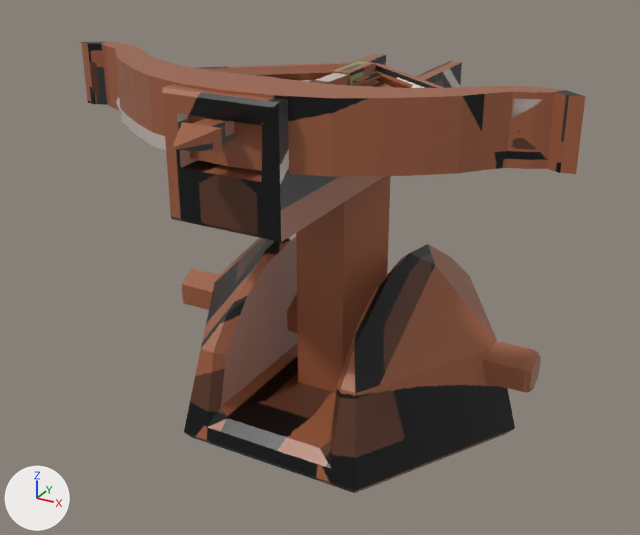
The Blender file BlenderMesh/Tower2.blend: old version first, new version second.
Before and after are seen from a 50 mm lens placed at (2.21, -4.34, 2.98), pointed at (0.13, -0.57, 1.1). Every picture has the same lights, and +X, +Y and +Z are marked at lower left.

The older version as bpy lines, for what is in view:
```python
me_cube_005 = bpy.data.meshes.new('Cube.005')
me_cube_005.from_pydata(...)  # 51 vertices, 36 faces; spans x -0.3..0.3, y -1.18..1.04, z -1.62..0.32
me_cube_005.materials.append(mat_material)  # picture img_tower_2
me_cube_008 = bpy.data.meshes.new('Cube.008')
me_cube_008.from_pydata(...)  # 108 vertices, 104 faces; spans x -1.4..1.4, y -0.17..1.32, z -0.17..0.17
me_cube_008.materials.append(mat_material)  # picture img_tower_2
me_cube_012 = bpy.data.meshes.new('Cube.012')
me_cube_012.from_pydata(...)  # 180 vertices, 174 faces; spans x -0.86..0.94, y -0.13..0.13, z -0.05..0.05
me_cube_012.materials.append(mat_material)  # picture img_tower_2
me_cylinder_005 = bpy.data.meshes.new('Cylinder.005')
me_cylinder_005.from_pydata(...)  # 84 vertices, 72 faces; spans x -0.96..0.96, y -0.56..0.45, z -1.19..1.19
me_cylinder_005.materials.append(mat_material)  # picture img_tower_2
ob_cube = bpy.data.objects.new('Cube', me_cube_005)
ob_cube.location = (0.002, -0.068, 1.809)
ob_cube.rotation_euler = (0.0, 0.0, -6.283)  # degrees (0, 0, -360)
ob_cube_001 = bpy.data.objects.new('Cube.001', me_cube_008)
ob_cube_001.parent = ob_cube
ob_cube_001.matrix_parent_inverse = Matrix(((1.0, 0.0, 0.0, -0.00156), (0.0, 1.0, 0.0, 0.068), (0.0, 0.0, 1.0, -1.809), (0.0, 0.0, 0.0, 1.0)))
ob_cube_001.location = (0.00156, -1.018, 1.974)
ob_cube_002 = bpy.data.objects.new('Cube.002', me_cube_012)
ob_cube_002.location = (0.002, -0.691, 1.979)
ob_cube_002.rotation_euler = (0.0, 0.0, -4.712)  # degrees (0, 0, -270)
ob_cylinder_001 = bpy.data.objects.new('Cylinder.001', me_cylinder_005)
ob_cylinder_001.location = (0.002, 0.011, 0.458)
ob_cylinder_001.rotation_euler = (-1.571, 0.0, -4.712)  # degrees (-90, 0, -270)
```
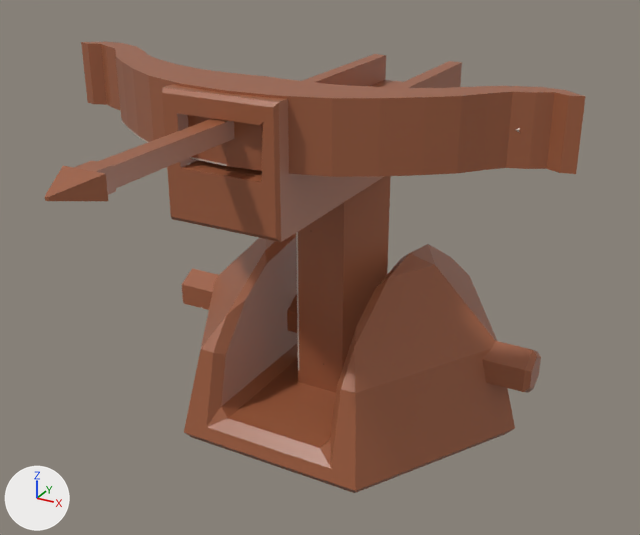
What differs and where, as boxes [x1, y1, x2, y2] in the pictures (640 x 535 px; the box of a moved part takes in the faces that stretch with it):
'Cube.001', reshaped, surface changed (black to brown)
    both: [81, 42, 585, 177]
'Cube.002', surface changed, moved
    before: [173, 61, 381, 152]
    after: [45, 118, 234, 201]
part 1 of me_cube_005, surface changed
    both: [162, 54, 462, 393]
part 2 of me_cube_008, moved or reshaped (not visible afterwards)
    before: [198, 62, 520, 131]
part 3 of me_cube_008, surface changed (black to brown)
    both: [81, 42, 585, 177]
part 4 of me_cylinder_005, surface changed
    both: [181, 233, 541, 493]

Patch to the scene script:
```diff
--- a/BlenderMesh/Tower2.blend.py
+++ b/BlenderMesh/Tower2.blend.py
@@ me_cube_005 @@
 me_cube_005.from_pydata(...)  # 51 vertices, 36 faces; spans x -0.3..0.3, y -1.18..1.04, z -1.62..0.32
 # used by ob_cube; location = (0.002, -0.068, 1.809); rotation_euler = (0.0, 0.0, -6.283), in degrees (0, 0, -360)
+# me_cube_005 part 1: texture (UV) coordinates of 36 of 36 faces, centred in x -0.3..0.3, y -1.18..1.04, z -1.62..0.32, changed; they spanned u 0.0..0.95, v 0.01..0.95 and now span u 0.0..1.0, v 0.0..1.0
 me_cube_005.materials.append(mat_material)
@@ me_cube_008 @@
 # used by ob_cube_001; parent = ob_cube; location = (0.00156, -1.018, 1.974)
-me_cube_008.from_pydata(...)  # 108 vertices, 104 faces; spans x -1.4..1.4, y -0.17..1.32, z -0.17..0.17
+me_cube_008.from_pydata(...)  # 108 vertices, 104 faces; spans x -1.4..1.4, y -0.17..0.56, z -0.17..0.17
+# me_cube_008 part 2: all 12 vertices in x -0.05..0.06, y 1.22..1.32, z -0.04..0.05 are moved by (0.0, -0.81, 0.0)
+# me_cube_008 part 3: texture (UV) coordinates of 104 of 104 faces, centred in x -1.37..1.37, y -0.16..1.31, z -0.17..0.17, changed; they spanned u 0.0..1.0, v 0.01..0.95 and now span u 0.0..0.92, v 0.0..0.96
 me_cube_008.materials.append(mat_material)
@@ me_cylinder_005 @@
 me_cylinder_005.from_pydata(...)  # 84 vertices, 72 faces; spans x -0.96..0.96, y -0.56..0.45, z -1.19..1.19
 # used by ob_cylinder_001; location = (0.002, 0.011, 0.458); rotation_euler = (-1.571, 0.0, -4.712), in degrees (-90, 0, -270)
+# me_cylinder_005 part 4: texture (UV) coordinates of 72 of 72 faces, centred in x -0.94..0.94, y -0.54..0.45, z -1.19..1.19, changed; they spanned u 0.01..0.97, v 0.01..0.89 and now span u 0.0..0.98, v 0.0..0.93
 me_cylinder_005.materials.append(mat_material)
@@ me_cube_012 @@
 me_cube_012.from_pydata(...)  # 180 vertices, 174 faces; spans x -0.86..0.94, y -0.13..0.13, z -0.05..0.05
 # used by ob_cube_002; location = (0.002, -0.691, 1.979); rotation_euler = (0.0, 0.0, -4.712), in degrees (0, 0, -270)
+# me_cube_012 part 5: texture (UV) coordinates of 174 of 174 faces, centred in x -0.86..0.93, y -0.12..0.12, z -0.05..0.05, changed; they spanned u 0.07..0.99, v 0.19..1.0 and now span u 0.15..0.99, v 0.0..0.95
 me_cube_012.materials.append(mat_material)
@@ ob_cube_002 @@
 ob_cube_002 = bpy.data.objects.new('Cube.002', me_cube_012)
-ob_cube_002.location = (0.002, -0.691, 1.979)
+ob_cube_002.location = (0.002, -1.404, 1.979)
 ob_cube_002.rotation_euler = (0.0, 0.0, -4.712)  # degrees (0, 0, -270)
```
